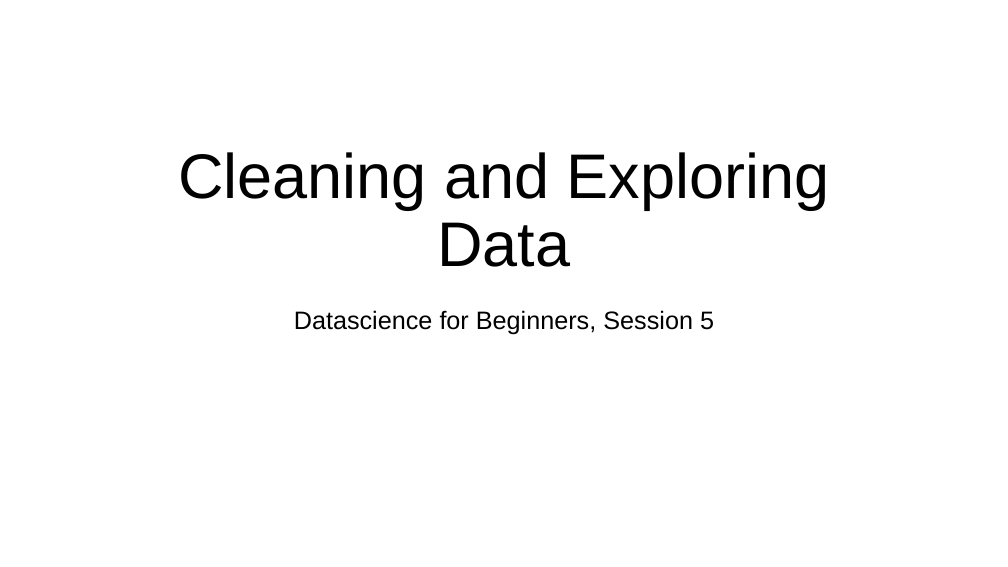
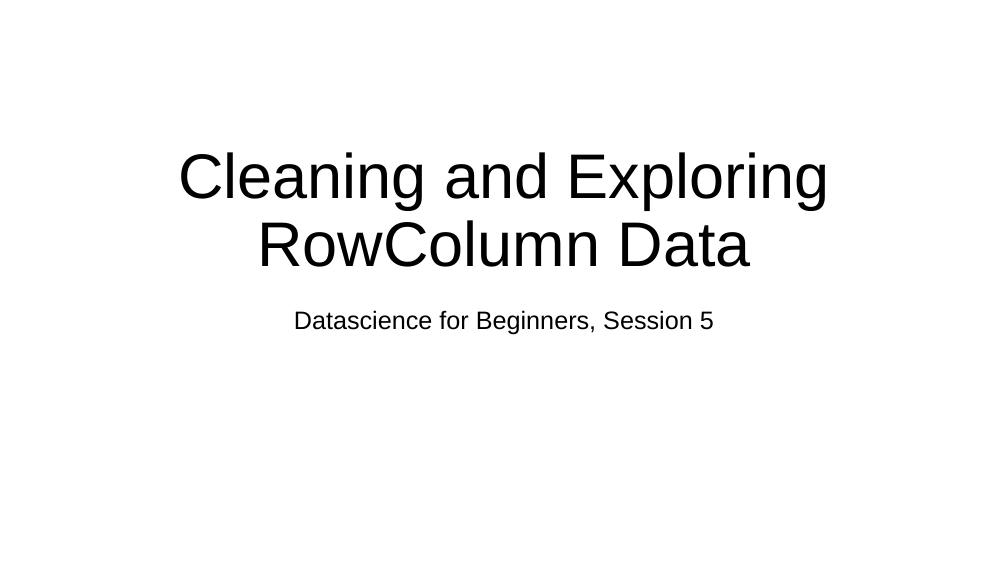
Before and after one commit to bodacea/datascienceforbeginners, a slide deck: slide 1 of Session 05 Cleaning and Exploring.ppt. Drawn at 1008x567 pixels with LibreOffice and Linux fonts; fonts in the diff are those of the drawing. Boxes give left, top, right and bottom in pixels: in the first picture for what was removed or moved away, otherwise in the second. Text is boxed around its words. In the diff, an @@ line names an element or a change of style, - is before the commit and + after.

```diff
--- a/Session 05 Cleaning and Exploring.ppt
+++ b/Session 05 Cleaning and Exploring.ppt
@@ title at (178,152,830,267): text changed @@
-Cleaning and Exploring Data
+Cleaning and Exploring RowColumn Data
```
Also in this commit, not shown: 26 other slides changed, 2 slides added, 2 slides removed.
